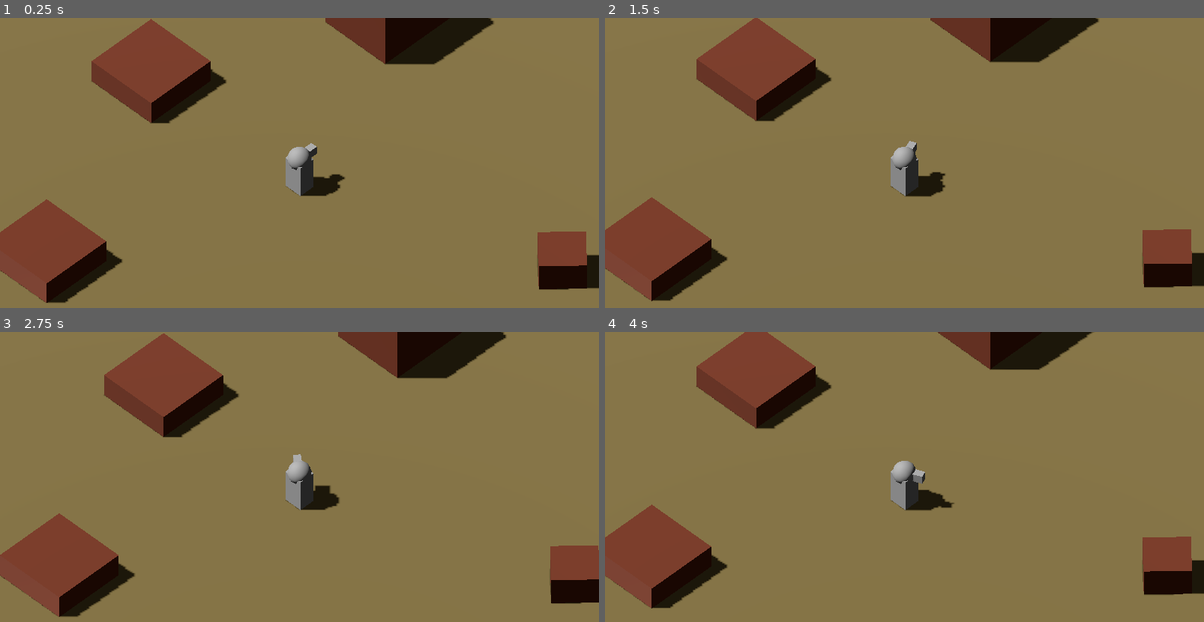
Above: before the commit, frames 1-4 (two rows, left to right).
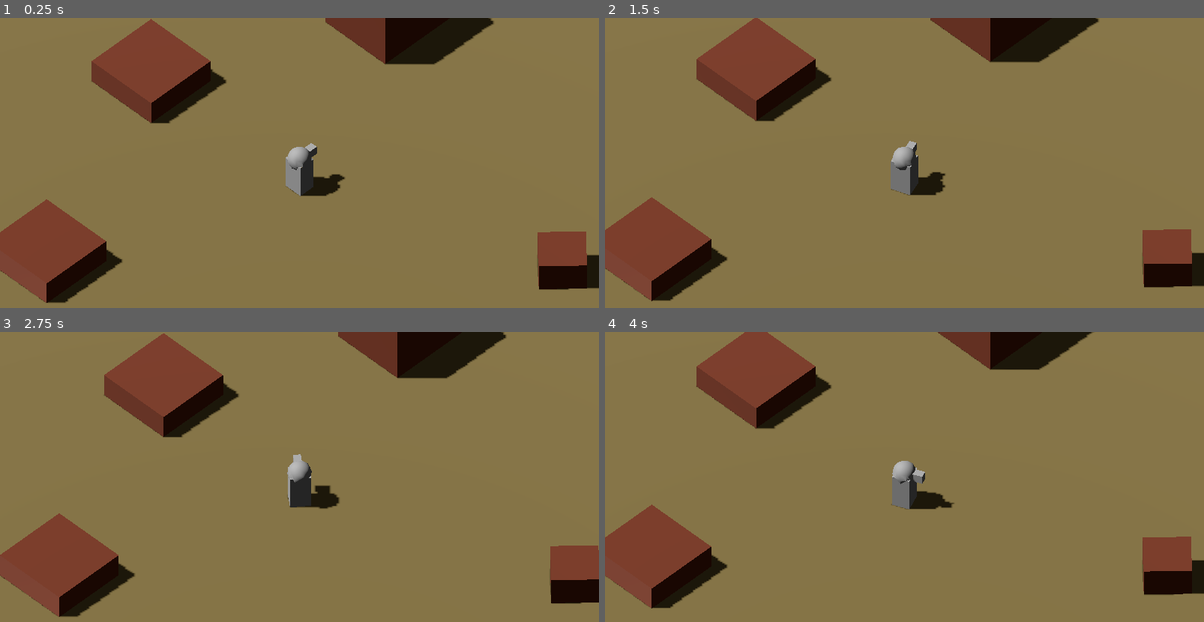
Above: after the commit, the same moments.

Repository: sgull-dev/TopdownCameraController
Game: Godot game, scene res://scenes/stages/stage_test.tscn
Same seed, same stepped clock (60 frames per second), same inputs: the game is played once before the commit and once after it.
Inputs:
- Up to frame 1 (0.25 s): no input
- Up to frame 2 (1.5 s): tap Enter at 0.5 s; tap S (move_b) at 0.6 s; tap Space at 1.25 s; tap W (move_f) at 1.35 s
- Up to frame 3 (2.75 s): tap Enter at 2 s; tap A (move_l) at 2.1 s
- Up to frame 4 (4 s): tap Space at 2.75 s; tap D (move_r) at 2.85 s; tap Enter at 3.5 s; tap S (move_b) at 3.6 s

The runs differ from the first frame. In frame 1, less than 0.1% of the frame differs, in the area x 47-52%, y 47-53%; in frame 2, 0.2%; in frame 3, 0.3%; in frame 4, 0.4%, in the area x 47-56%, y 45-62%.

Commit message:
player fix

Diff:
--- a/scenes/player/player.tscn
+++ b/scenes/player/player.tscn
@@ -24,8 +24,8 @@
 transform = Transform3D(1, 0, 0, 0, 1, 0, 0, 0, 1, 0, 0, -0.27814)
 size = Vector3(0.2, 0.25, 0.5)
 
-[node name="CSGBox3D" type="CSGBox3D" parent="."]
-transform = Transform3D(1.39188, 0, 0, 0, 1.39188, 0, 0, 0, 1.39188, 0, 0.705822, 0)
+[node name="CSGBox3D2" type="CSGBox3D" parent="Model"]
+transform = Transform3D(1, 0, 0, 0, 1, 0, 0, 0, 1, 0, -0.495171, 0)
 size = Vector3(0.546323, 1, 0.4825)
 
 [node name="GroundCast" type="ShapeCast3D" parent="."]
